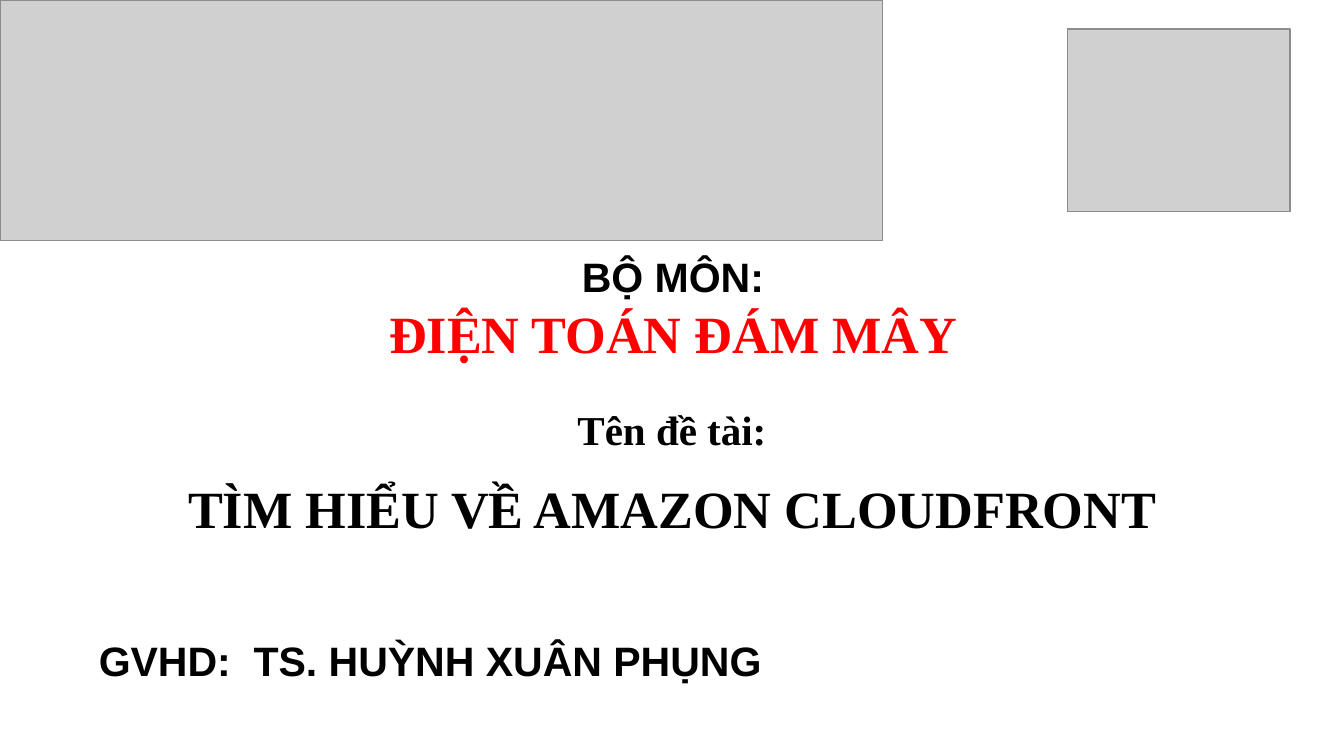
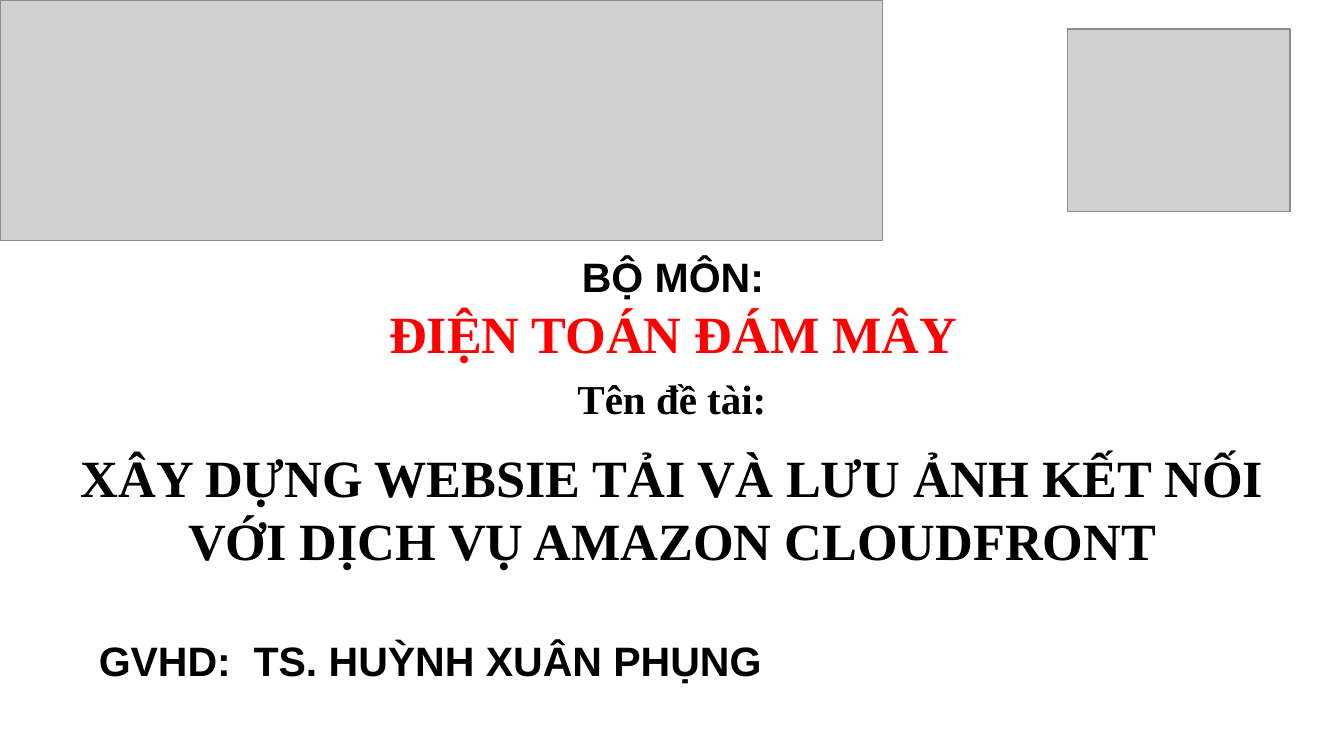
Before and after one commit to phuonghyper86/Amazon-CloudFront, a slide deck: slide 1 of AMAZON CLOUDFRONT_Nhóm1_STT_72.pptx. Drawn at 1344x756 pixels with LibreOffice and Linux fonts; fonts in the diff are those of the drawing; grey boxes stand for pictures. Boxes give left, top, right and bottom in pixels: in the first picture for what was removed or moved away, otherwise in the second. Text is boxed around its words. In the diff, an @@ line names an element or a change of style, - is before the commit and + after.

Commit message:
title

```diff
--- a/AMAZON CLOUDFRONT_Nhóm1_STT_72.pptx
+++ b/AMAZON CLOUDFRONT_Nhóm1_STT_72.pptx
@@ text at (81,456,1264,571): text changed @@
-TÌM HIỂU VỀ AMAZON CLOUDFRONT
+XÂY DỰNG WEBSIE TẢI VÀ LƯU ẢNH KẾT NỐI VỚI DỊCH VỤ AMAZON CLOUDFRONT
```
